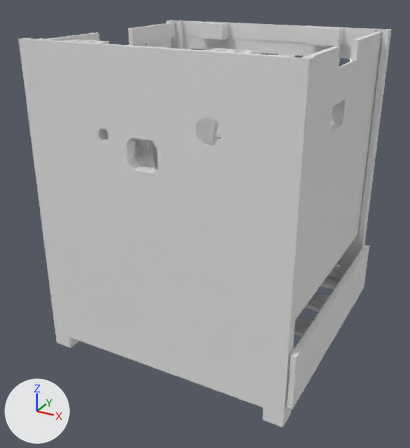
The Blender file garbage-amp/combined/combined.blend, before and after one commit.
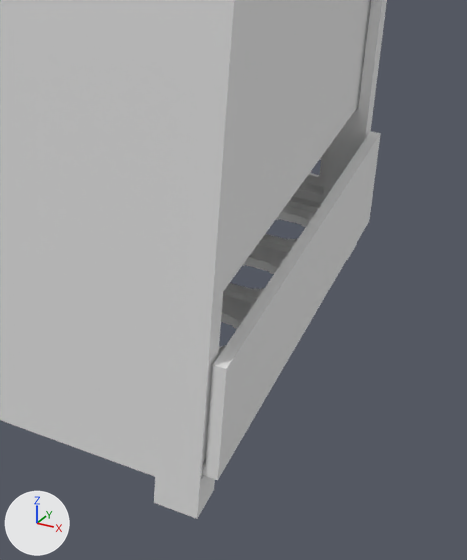
Each version appears first whole from a camera (50 mm lens) standing at (48.4, -177.4, 52.7) and looking at (-45.9, -6.0, -33.0), and next in a close-up on the part from 46% to 100% of the width and 41% to 100% of the height. Every picture has the same lights, and +X, +Y and +Z are marked at lower left.

Objects in the first close-up: 'Back.001', 'Battery-Door', 'Front', 'Right.001'.
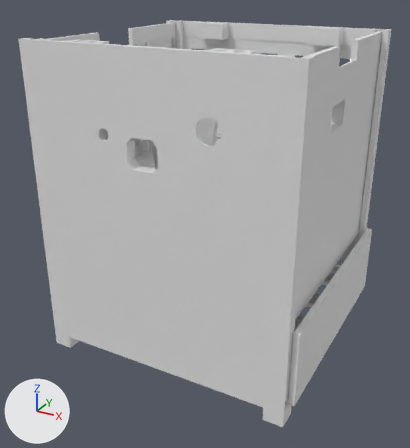
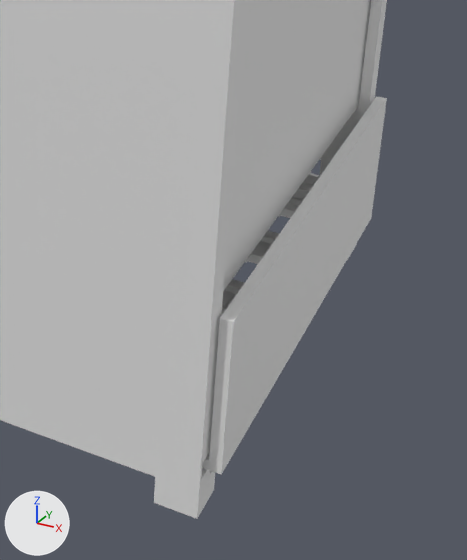
Commit message: The battery ddor part was still a bit too small

Where the change shows, as pixel boxes (x1, y1, x2, y2) in the close-ups (467 x 560 px; the box of a moved part takes in the faces that stretch with it):
```json
{"object": "Battery-Door", "change": "reshaped, moved", "before": [202, 131, 381, 480], "after": [202, 96, 387, 474], "on screen": "8% taller"}
{"part": 1, "of": "me_battery_door", "change": "moved or reshaped", "before": [202, 196, 322, 480], "after": [202, 196, 304, 474]}
{"part": 2, "of": "me_battery_door", "change": "moved or reshaped", "before": [206, 131, 381, 471], "after": [209, 96, 387, 465]}
```

The change, as JSON lines over the scene's bpy script:
```json
{"block": "me_battery_door", "where": "me_battery_door.from_pydata(...)  # 870 vertices, 1752 faces; spans x -1.0..85.0, y -5.0..81.0, z 0.0..19.8"}
{"block": "me_battery_door", "where": "# used by ob_battery_door; location = (0.3, -41.7, -70.8); rotation_euler = (0.0, 0.0, 1.571), in degrees (0, 0, 90)"}
{"block": "me_battery_door", "where": "# before: 31 (-1.0, 81.0, 0.0), 32 (85.0, 81.0, 0.0), 446 (-1.0, 81.0, 0.6), 447 (85.0, 81.0, 0.6), 494 (85.0, 81.0, 1.2)"}
{"block": "me_battery_door", "where": "# before: 495 (-1.0, 81.0, 1.2), 496 (-1.0, 81.0, 1.8), 497 (85.0, 81.0, 1.8)"}
{"block": "me_battery_door", "where": "# before: 671 (-1.0, -3.0, 19.8) at pixel (212, 364), 672 (85.0, -3.0, 19.8) at pixel (370, 131), 868 (85.0, -5.0, 19.8) at pixel (380, 133), 869 (-1.0, -5.0, 19.8) at pixel (226, 368)"}
{"block": "me_battery_door", "change": "me_battery_door part 1"}
{"op": "add", "block": "me_battery_door", "code": "for i in [31, 32, 446, 447, *range(494, 498)]: me_battery_door.vertices[i].co += Vector((0.0, 1.0, 0.0))"}
{"block": "me_battery_door", "change": "me_battery_door part 2"}
{"op": "add", "block": "me_battery_door", "code": "for i in [671, 672, 868, 869]: me_battery_door.vertices[i].co += Vector((0.0, 0.0, 7.0))"}
{"op": "set", "path": "ob_battery_door.location", "old": "(0.3, -41.7, -70.8)", "new": "(0.4, -40.3, -70.8)"}
```
